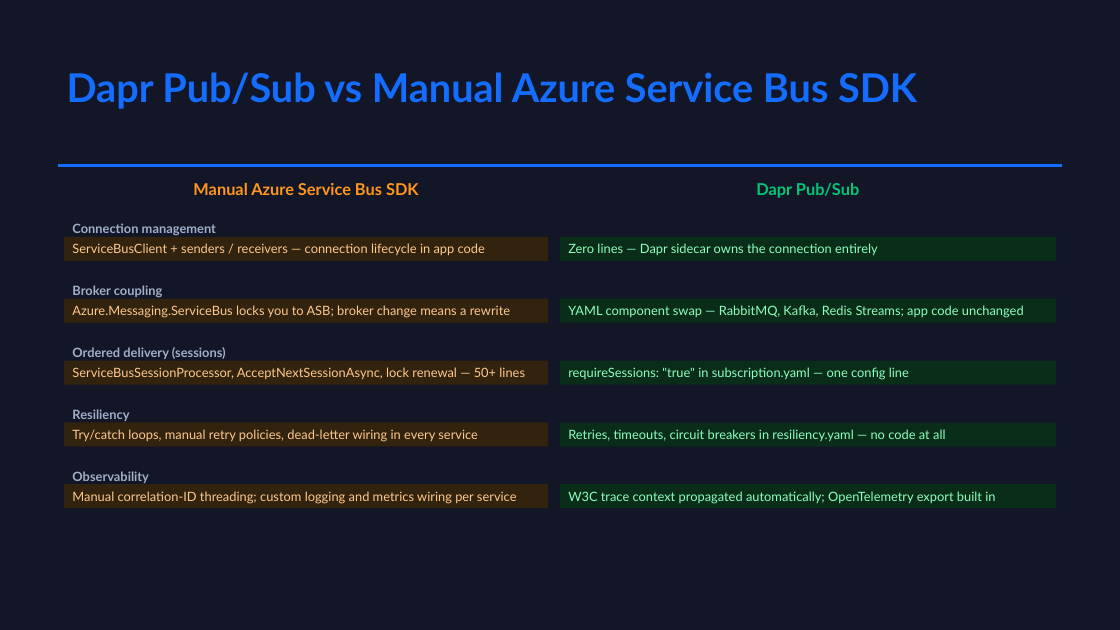
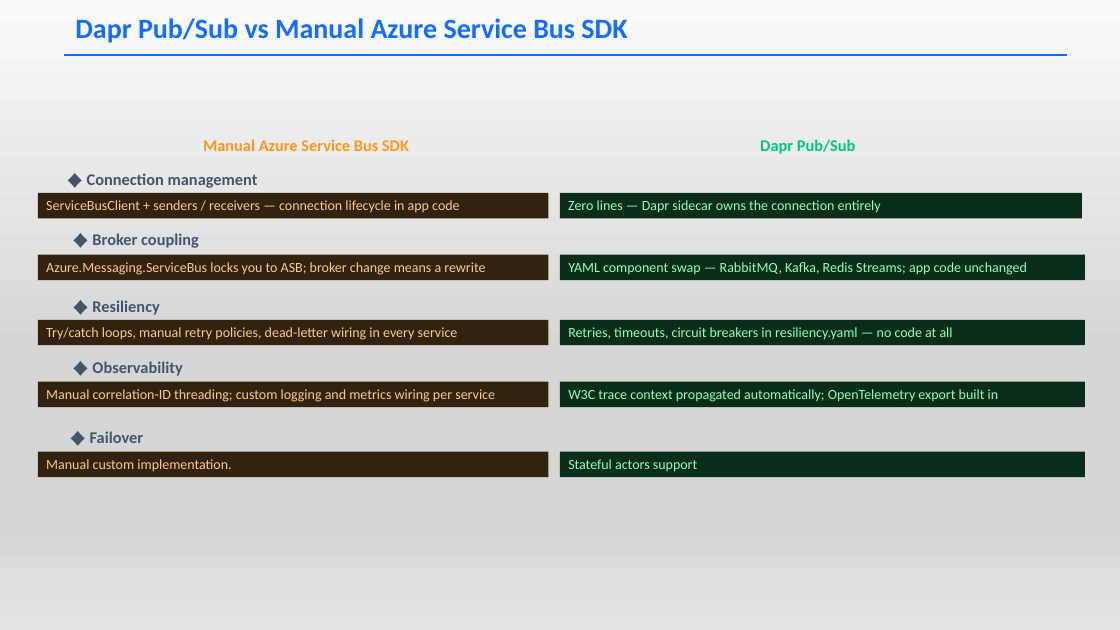
Before and after one commit to mchudinov/PubSubDapr, a slide deck: slide 4 of DaprPubSub.pptx (slide 3 before the commit). Drawn at 1120x630 pixels with LibreOffice and Linux fonts; fonts in the diff are those of the drawing. Boxes give left, top, right and bottom in pixels: in the first picture for what was removed or moved away, otherwise in the second. Text is boxed around its words. In the diff, an @@ line names an element or a change of style, - is before the commit and + after.

```diff
--- a/DaprPubSub.pptx
+++ b/DaprPubSub.pptx
@@ background #121626 to gradient #FAFAFA to #D7D7D7 to #E4E4E4 @@
@@ text "Dapr Pub/Sub vs Manual Azure ...": place and size @@
-text "Dapr Pub/Sub vs Manual Azure ..." at <box>67,72,917,109</box>
+text "Dapr Pub/Sub vs Manual Azure ..." at <box>75,18,627,43</box>
@@ text "Dapr Pub/Sub vs Manual Azure ..." at <box>75,18,627,43</box>: size 34 to 24 pt, font Lato to Calibri @@
@@ line moved from (58, 166) - (1062, 166) to (64, 55) - (1068, 55) @@
@@ text "Manual Azure Service Bus SDK": place and size @@
-text "Manual Azure Service Bus SDK" at <box>193,183,419,195</box>
+text "Manual Azure Service Bus SDK" at <box>203,139,409,151</box>
@@ text "Manual Azure Service Bus SDK" at <box>203,139,409,151</box>: font Lato to Calibri @@
@@ text "Dapr Pub/Sub": place and size @@
-text "Dapr Pub/Sub" at <box>756,183,859,198</box>
+text "Dapr Pub/Sub" at <box>760,139,856,154</box>
@@ text "Dapr Pub/Sub" at <box>760,139,856,154</box>: font Lato to Calibri @@
@@ text at <box>87,173,258,188</box>: text changed; size 11 to 14 pt; font Lato to Calibri; text colour #A0AFC8 to #44546A @@
-Connection management
+♦ Connection management
@@ rectangle "ServiceBusClient + senders / receivers ...": place and size @@
-rectangle "ServiceBusClient + senders / receivers ..." at <box>64,237,548,261</box>
+rectangle "ServiceBusClient + senders / receivers ..." at <box>38,193,549,218</box>
@@ rectangle "Zero lines — Dapr sidecar ...": place and size @@
-rectangle "Zero lines — Dapr sidecar ..." at <box>560,237,1056,261</box>
+rectangle "Zero lines — Dapr sidecar ..." at <box>560,193,1082,218</box>
@@ text at <box>92,233,199,248</box>: text changed; size 11 to 14 pt; font Lato to Calibri; text colour #A0AFC8 to #44546A @@
-Broker coupling
+♦ Broker coupling
@@ rectangle "Azure.Messaging.ServiceBus locks you to ASB; ...": place and size @@
-rectangle "Azure.Messaging.ServiceBus locks you to ASB; ..." at <box>64,299,548,323</box>
+rectangle "Azure.Messaging.ServiceBus locks you to ASB; ..." at <box>38,255,549,280</box>
@@ rectangle "YAML component swap — RabbitMQ, ...": place and size @@
-rectangle "YAML component swap — RabbitMQ, ..." at <box>560,299,1056,323</box>
+rectangle "YAML component swap — RabbitMQ, ..." at <box>560,255,1086,280</box>
@@ rectangle "Try/catch loops, manual retry policies, ...": place and size @@
-rectangle "Try/catch loops, manual retry policies, ..." at <box>64,423,548,447</box>
+rectangle "Try/catch loops, manual retry policies, ..." at <box>38,320,549,345</box>
@@ text at <box>92,300,159,315</box>: text changed; size 11 to 14 pt; font Lato to Calibri; text colour #A0AFC8 to #44546A @@
-Resiliency
+♦ Resiliency
@@ rectangle "Retries, timeouts, circuit breakers in ...": place and size @@
-rectangle "Retries, timeouts, circuit breakers in ..." at <box>560,423,1056,447</box>
+rectangle "Retries, timeouts, circuit breakers in ..." at <box>560,320,1086,345</box>
@@ text removed at <box>72,347,226,359</box> @@
-Ordered delivery (sessions)
@@ rectangle "Manual correlation-ID threading; custom logging ...": place and size @@
-rectangle "Manual correlation-ID threading; custom logging ..." at <box>64,484,548,508</box>
+rectangle "Manual correlation-ID threading; custom logging ..." at <box>38,381,549,407</box>
@@ rectangle removed at <box>64,360,548,385</box> @@
-ServiceBusSessionProcessor, AcceptNextSessionAsync, lock renewal — 50+ lines
@@ text at <box>92,361,182,376</box>: text changed; size 11 to 14 pt; font Lato to Calibri; text colour #A0AFC8 to #44546A @@
-Observability
+♦ Observability
@@ size 11 to 12 pt, font Lato to Calibri in 8 elements at <box>560,193,1082,218</box>, <box>38,193,549,218</box>, <box>38,255,549,280</box>, <box>560,255,1086,280</box>, <box>38,381,549,407</box>, <box>38,320,549,345</box>, <box>560,320,1086,345</box>, <box>560,381,1086,407</box> @@
@@ rectangle "W3C trace context propagated automatically; ...": place and size @@
-rectangle "W3C trace context propagated automatically; ..." at <box>560,484,1056,508</box>
+rectangle "W3C trace context propagated automatically; ..." at <box>560,381,1086,407</box>
@@ rectangle removed at <box>560,360,1056,385</box> @@
-requireSessions: "true" in subscription.yaml — one config line
@@ text added at <box>90,431,144,443</box>, 14 pt, text #44546A, bold @@
+♦ Failover
@@ rectangle added at <box>38,452,549,477</box>, fill #32230F, 12 pt, text #FFC88C @@
+Manual custom implementation.
@@ rectangle added at <box>560,452,1086,477</box>, fill #0A2D19, 12 pt, text #8CFFBE @@
+Stateful actors support
```
Also in this commit, not shown: 2 other slides changed, 2 slides added, 1 slide removed.
